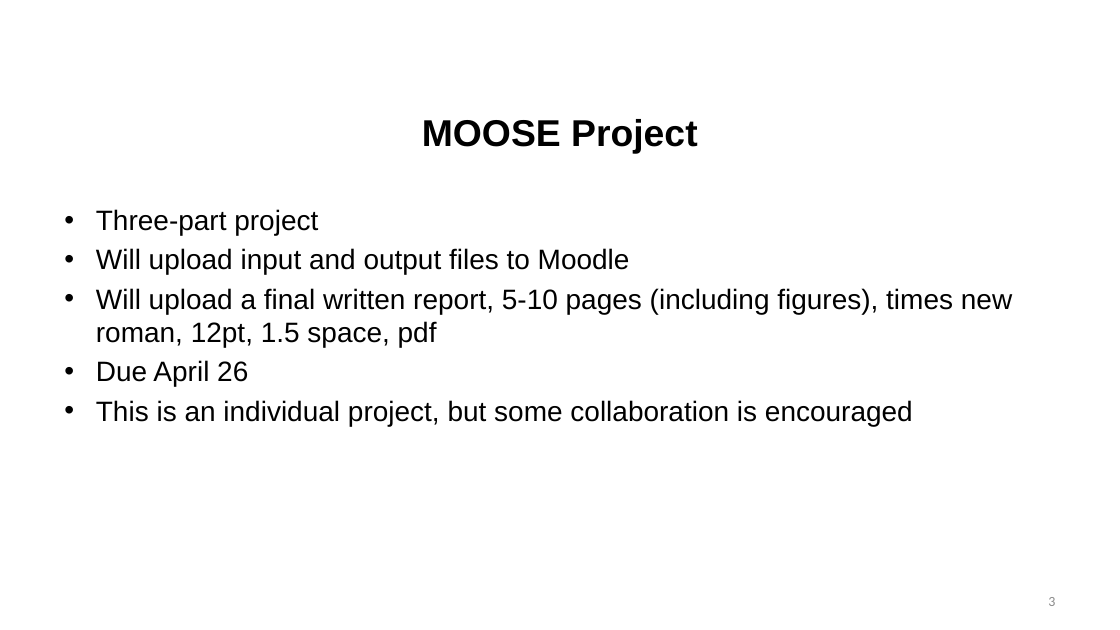
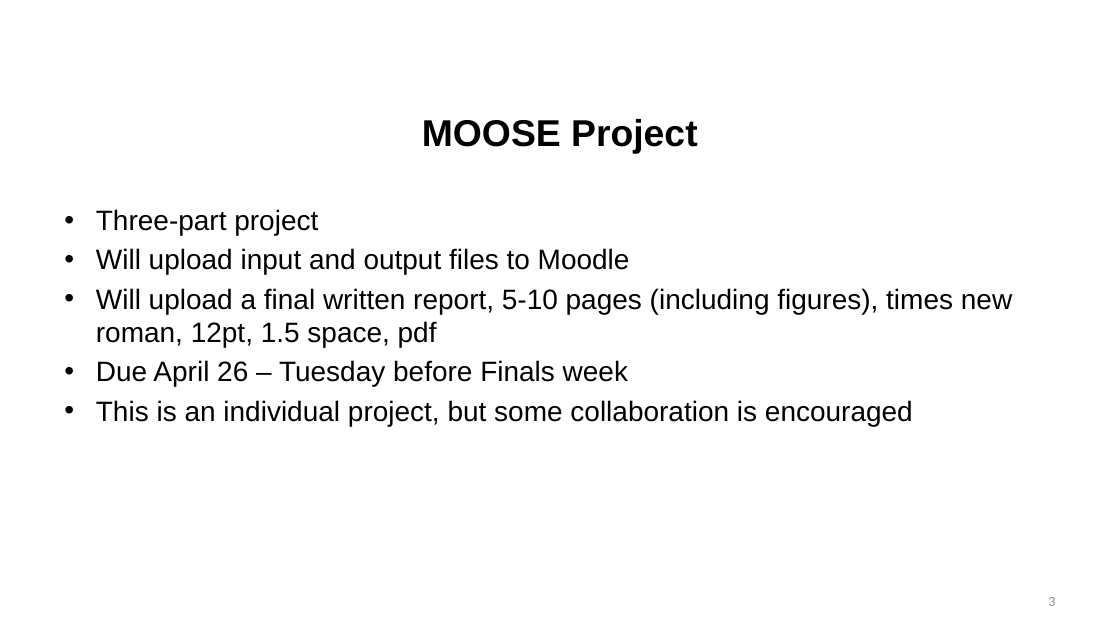
Before and after one commit to benbeeler/TEACHING, a slide deck: slide 3 of Nuclear_Fuel_Performance/NE533_Spring2022/section3/Lec14_swelling.pptx. Drawn at 1120x630 pixels with LibreOffice and Linux fonts; fonts in the diff are those of the drawing; background and template pictures are left out. Boxes give left, top, right and bottom in pixels: in the first picture for what was removed or moved away, otherwise in the second. Text is boxed around its words. In the diff, an @@ line names an element or a change of style, - is before the commit and + after.

```diff
--- a/Nuclear_Fuel_Performance/NE533_Spring2022/section3/Lec14_swelling.pptx
+++ b/Nuclear_Fuel_Performance/NE533_Spring2022/section3/Lec14_swelling.pptx
@@ text at (96,360,628,386): text changed @@
-• Due April 26
+• Due April 26 – Tuesday before Finals week
```
Also in this commit, not shown: 2 other slides changed, 7 slides added, 25 other files.
